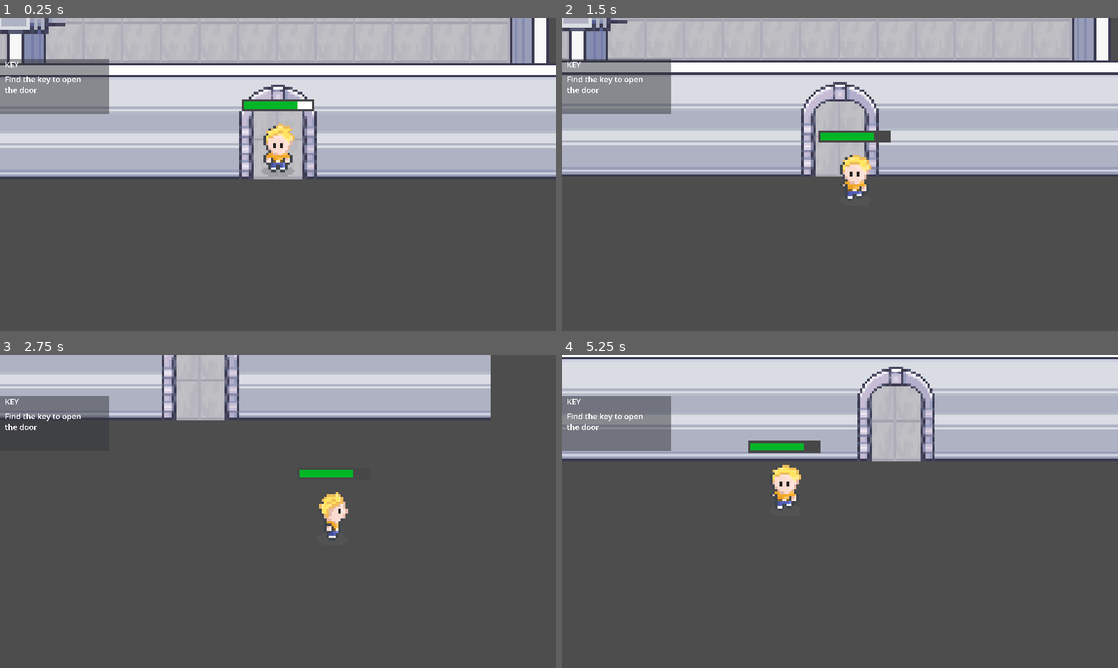
Above: before the commit, frames 1-4 (two rows, left to right).
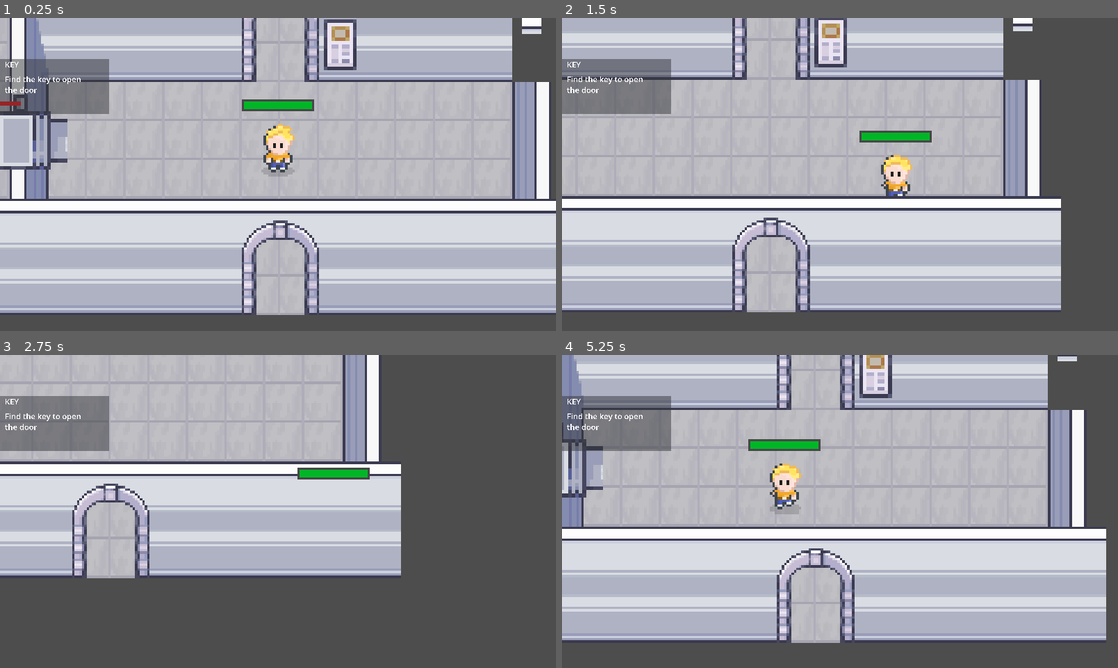
Above: after the commit, the same moments.

Repository: SiemJansen08/Profielwerkstuk
Game: Godot game, scene res://scenes/museum.tscn
The game is run twice, just before and just after one commit, with the same random seed, the same clock (stepped at 60 frames per second) and the same inputs. This scene is started directly instead of the project's main scene.
Inputs:
- Up to frame 1 (0.25 s): no input
- Up to frame 2 (1.5 s): tap Enter (ui_accept) at 0.5, 0.77 s; hold Right (ui_right) 0.53-1.28 s; tap E (attack) at 0.6 s; hold Down (ui_down) from 1.28 s (still down); tap D (chat) at 1.35 s
- Up to frame 3 (2.75 s): tap Enter (ui_accept) at 1.52 s; release Down (ui_down) at 2.03 s; hold Right (ui_right) from 2.03 s (still down); tap S (stealth) at 2.1 s
- Up to frame 4 (5.25 s): release Right (ui_right) at 2.78 s; hold Up (ui_up) 2.78-3.53 s; tap E (attack) at 2.85, 5.1 s; tap Enter (ui_accept) at 3.02, 3.77, 4.52 s; hold Left (ui_left) 3.53-5.03 s; tap D (chat) at 3.6 s; tap S (stealth) at 4.35 s; hold Down (ui_down) from 5.03 s (still down)

The runs differ from the first frame. In frame 1, 67% of the frame differs, in the area x 0-100%, y 0-95%; in frame 2, 65%; in frame 3, 42%; in frame 4, 70%, in the area x 0-100%, y 0-92%.

Commit message:
hp bug fix (lelijk)

Diff:
--- a/scenes/museum.tscn
+++ b/scenes/museum.tscn
@@ -544,7 +544,7 @@
 [node name="player" parent="." instance=ExtResource("2_fd7la")]
 z_index = 1
 y_sort_enabled = true
-position = Vector2(36, 186)
+position = Vector2(35, 130)
 
 [connection signal="body_entered" from="TileMap/acces_door_1" to="." method="_on_acces_door_1_body_entered"]
 [connection signal="body_entered" from="TileMap/lasers" to="." method="_on_lasers_body_entered"]
--- a/scripts/museum.gd
+++ b/scripts/museum.gd
@@ -7,6 +7,8 @@
 func _ready():
 	$TileMap/door_1/door_1_col.set_deferred("disabled", false)
 	healthbar.init_health(Global.player_health)
+	Global.player_health = Global.player_health + 20
+	Global.questlevel = 6
 
 func _process(delta):
 	change_scenes()
